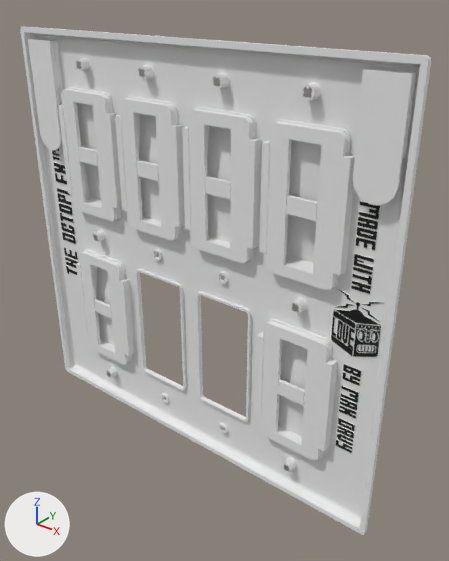
The glTF model models/octoplex-assembly.glb: old version first, new version second.
Rendered twice from a camera (50 mm lens) standing at (0.202, -0.225, 0.137) and looking at (0.016, 0.008, -0.007). The axes (+X, +Y, +Z) are drawn at lower left. The lights are the same throughout. Where no turn or scale is listed for an object, it has been applied to the vertices. Vertices at the same position are counted once.

Objects in the first picture: 'Solid1', 'Solid2', 'Solid3', 'Solid4', 'Solid5', 'Solid6', 'Solid7', 'Solid8', 'Solid9'.
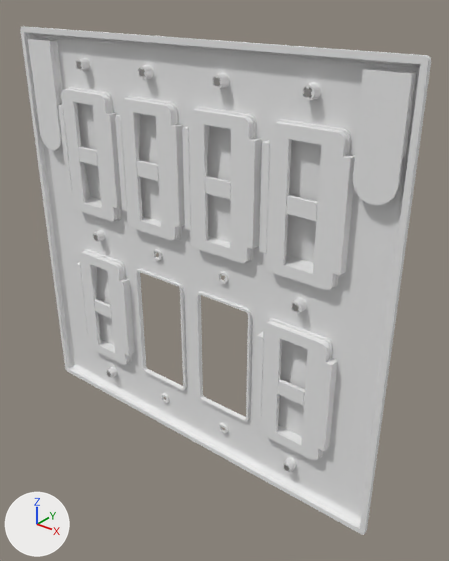
What differs and where, as boxes (x1, y1, x2, y2) in the pictures (449 x 561 px):
part 1 of me_solid1, deleted: before (307, 157, 404, 514)
part 2 of me_solid1, deleted: before (50, 142, 97, 363)

What changed in the scene script:
```text
Change me_solid1:
    used by ob_solid1; location = (0.0, 0.0, 0.0)
    remove me_solid1.from_pydata(...)  # 6205 vertices, 12486 faces; spans x -0.117..0.117, y -0.006..0.0, z -0.113..0.113
    remove me_solid1.materials.append(mat_smoothblack)  # black #050505
    add me_solid1.from_pydata(...)  # 2808 vertices, 5692 faces; spans x -0.117..0.117, y -0.006..0.0, z -0.113..0.113
    me_solid1 part 1: 2612 vertices removed from x 0.087..0.11, y -0.002..-0.001, z -0.071..0.055
    me_solid1 part 2: 785 vertices removed from x -0.107..-0.095, y -0.002..-0.001, z -0.036..0.047
```
